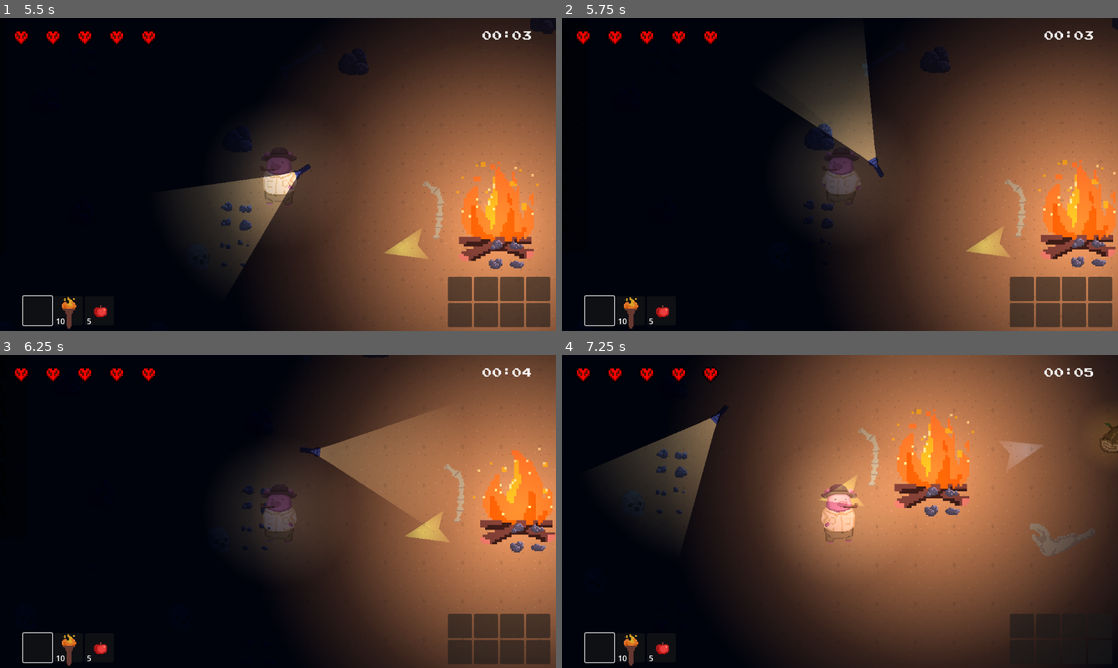
Above: before the commit, frames 1-4 (two rows, left to right).
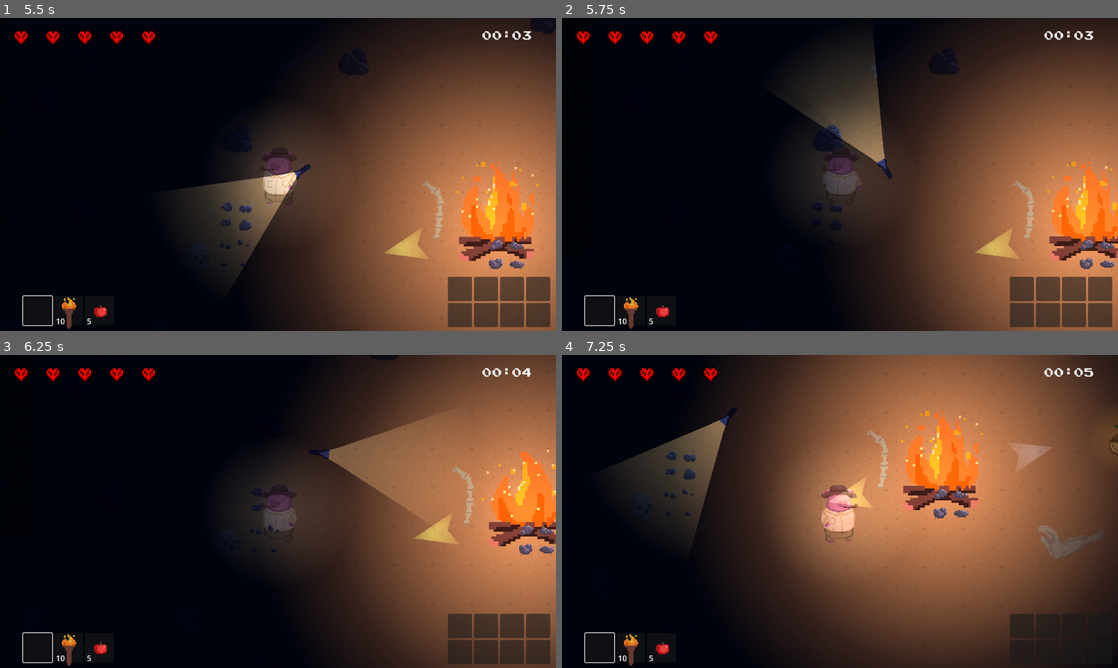
Above: after the commit, the same moments.

Repository: JasonLee4/MaizeRunnerGame
Game: Godot game, scene res://scenes/menus/main_menu.tscn
The game is run twice, just before and just after one commit, with the same random seed, the same clock (stepped at 60 frames per second) and the same inputs. Sound files missing from this copy of the repository are replaced by a short silence.
Inputs (mouse positions are in pixels of both pictures, inside the frame that each line leads up to):
- Up to frame 1 (5.5 s): click (278, 180) at 0.5 s; tap Enter at 1.25 s; move the mouse to (400, 158) at 1.27 s; hold D (right) 1.28-2.03 s; hold F (advance_dialogue) 1.28-2.03 s; tap Space (dash) at 2, 2.1 s; move the mouse to (166, 190) at 2.02 s; hold S (down) 2.03-2.78 s; move the mouse to (333, 105) at 2.77 s; hold D (right) 2.78-3.53 s; click (333, 105) at 2.85 s; tap F (advance_dialogue) at 3.5, 4.25 s; move the mouse to (250, 237) at 3.52 s; hold W (up) 3.53-4.28 s; tap Mouse wheel down (scroll_down) at 3.6 s; move the mouse to (444, 221) at 4.27 s; hold Mouse wheel up (scroll_up) 4.28-5.03 s; hold A (left) from 4.28 s (still down); tap R (reload) at 4.9 s; move the mouse to (111, 127) at 5.02 s; right-click (111, 127) at 5.1 s
- Up to frame 2 (5.75 s): keep holding A (left)
- Up to frame 3 (6.25 s): move the mouse to (305, 511) at 5.77 s; release A (left) at 5.78 s; hold S (down) from 5.78 s (still down); hold F (advance_dialogue) from 5.78 s (still down)
- Up to frame 4 (7.25 s): move the mouse to (756, 433) at 6.52 s; release S (down) at 6.53 s; release F (advance_dialogue) at 6.53 s; hold D (right) from 6.53 s (still down); tap Space (dash) at 6.6 s

Frame 1 is identical in both runs. In frame 2, 4.6% of the frame differs, in the area x 38-100%, y 0-98%; in frame 3, 3.9%; in frame 4, 5.9%, in the area x 8-100%, y 2-74%.

Commit message:
fix collision shape and hitbox of pig

Diff:
--- a/scenes/characters/pig.tscn
+++ b/scenes/characters/pig.tscn
@@ -16,8 +16,8 @@
 [ext_resource type="AudioStream" uid="uid://mm7b5nt5oewp" path="res://assets/audio/sfx/pig_steps.wav" id="15_1vx51"]
 
 [sub_resource type="CapsuleShape2D" id="CapsuleShape2D_a3r7q"]
-radius = 13.5
-height = 48.75
+radius = 14.0
+height = 42.54
 
 [sub_resource type="Gradient" id="Gradient_su8b3"]
 offsets = PackedFloat32Array(0, 0.7173)
@@ -447,8 +447,8 @@
 }
 
 [sub_resource type="CapsuleShape2D" id="CapsuleShape2D_w6u8y"]
-radius = 11.5
-height = 41.45
+radius = 19.0
+height = 50.0
 
 [sub_resource type="CanvasItemMaterial" id="CanvasItemMaterial_mwk50"]
 blend_mode = 1
@@ -572,7 +572,7 @@
 collision_mask = 2
 
 [node name="CollisionShape2D" type="CollisionShape2D" parent="pig_hitbox"]
-position = Vector2(0, 1.445)
+position = Vector2(0.0918503, 2.92132)
 shape = SubResource("CapsuleShape2D_w6u8y")
 
 [node name="dmg_iframe_cooldown" type="Timer" parent="."]
